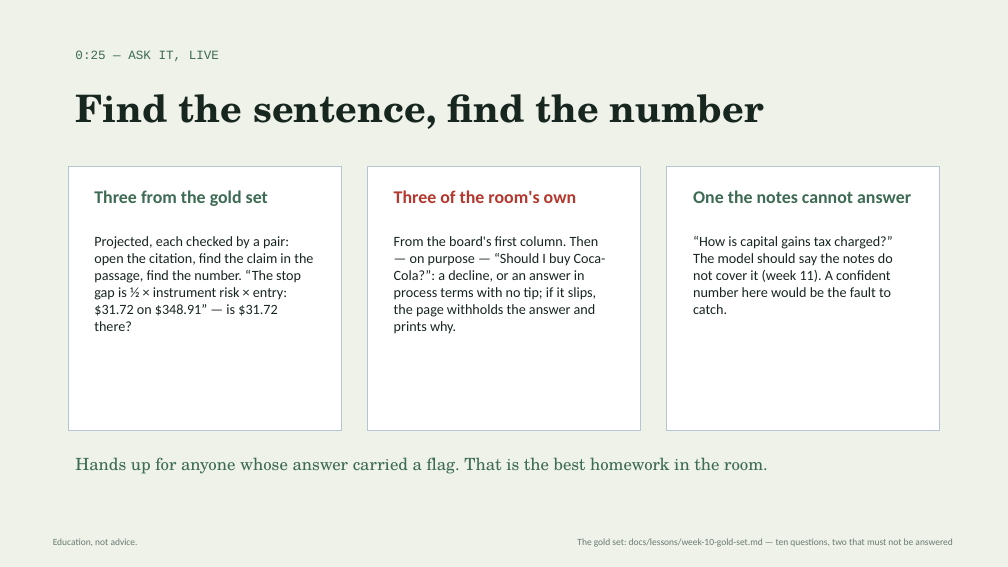
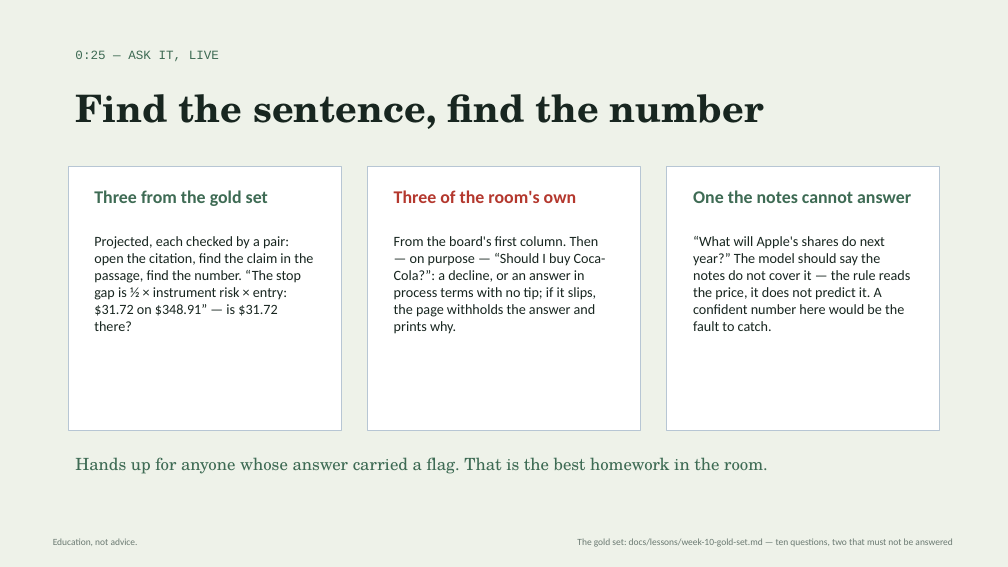
Before and after one commit to tonyryan08/stock-market-toolkit, a slide deck: slide 4 of docs/lessons/week-10-ask-the-tutor.pptx. Drawn at 1008x567 pixels with LibreOffice and Linux fonts; fonts in the diff are those of the drawing. Boxes give left, top, right and bottom in pixels: in the first picture for what was removed or moved away, otherwise in the second. Text is boxed around its words. In the diff, an @@ line names an element or a change of style, - is before the commit and + after.

```diff
--- a/docs/lessons/week-10-ask-the-tutor.pptx
+++ b/docs/lessons/week-10-ask-the-tutor.pptx
@@ text at [693,236,910,331]: text changed @@
-“How is capital gains tax charged?” The model should say the notes do not cover it (week 11). A confident number here would be the fault to catch.
+“What will Apple's shares do next year?” The model should say the notes do not cover it — the rule reads the price, it does not predict it. A confident number here would be the fault to catch.
```
Also in this commit, not shown: 38 other files.
